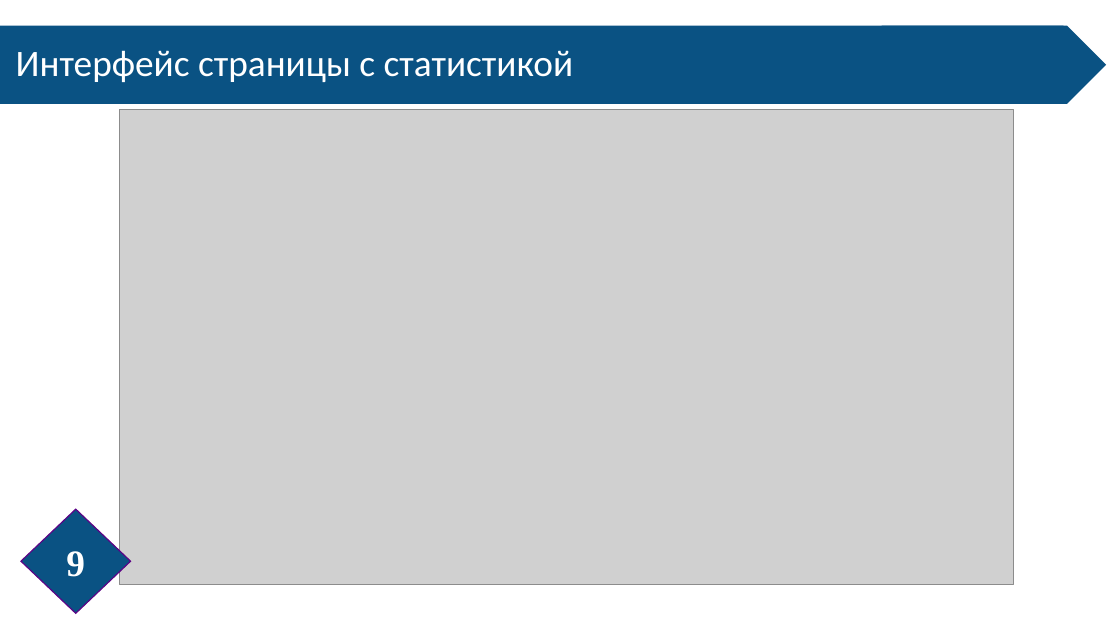
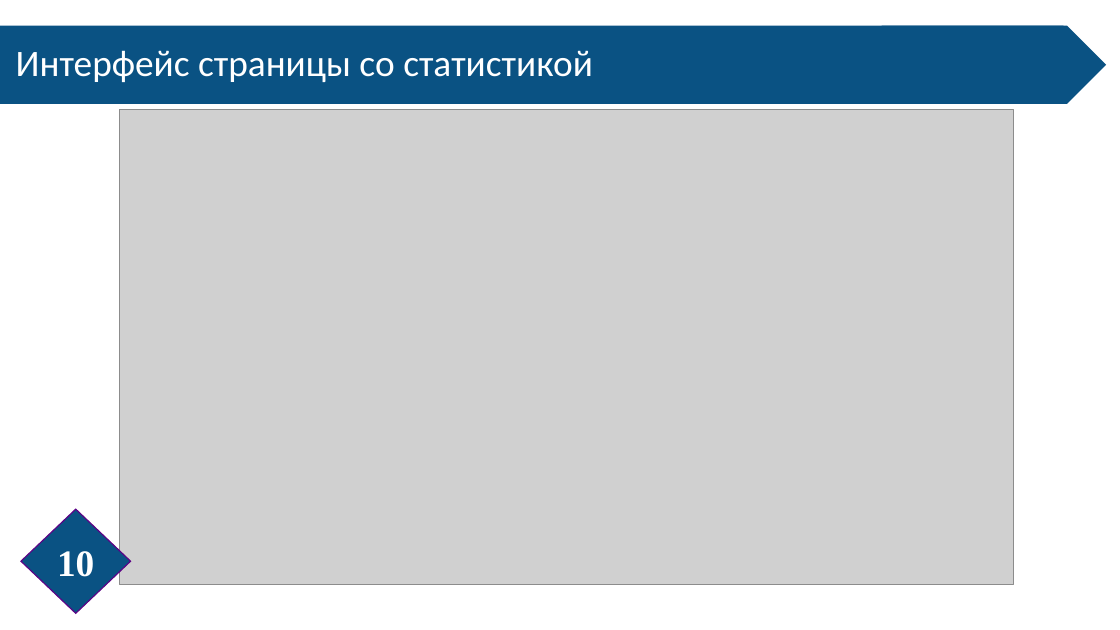
Before and after one commit to LebedevOleg/VKR_2022, a slide deck: slide 10 of Prezentatsia_VKR_2022.pptx (slide 9 before the commit). Drawn at 1120x630 pixels with LibreOffice and Linux fonts; fonts in the diff are those of the drawing; grey boxes stand for pictures. Boxes give left, top, right and bottom in pixels: in the first picture for what was removed or moved away, otherwise in the second. Text is boxed around its words. In the diff, an @@ line names an element or a change of style, - is before the commit and + after.

```diff
--- a/Prezentatsia_VKR_2022.pptx
+++ b/Prezentatsia_VKR_2022.pptx
@@ text at <box>16,50,593,82</box>: text changed @@
-Интерфейс страницы с статистикой
+Интерфейс страницы со статистикой
@@ page number at <box>57,551,94,577</box>: text changed @@
-9
+10
```
Also in this commit, not shown: 2 other slides changed, 1 slide added, 1 slide removed.
